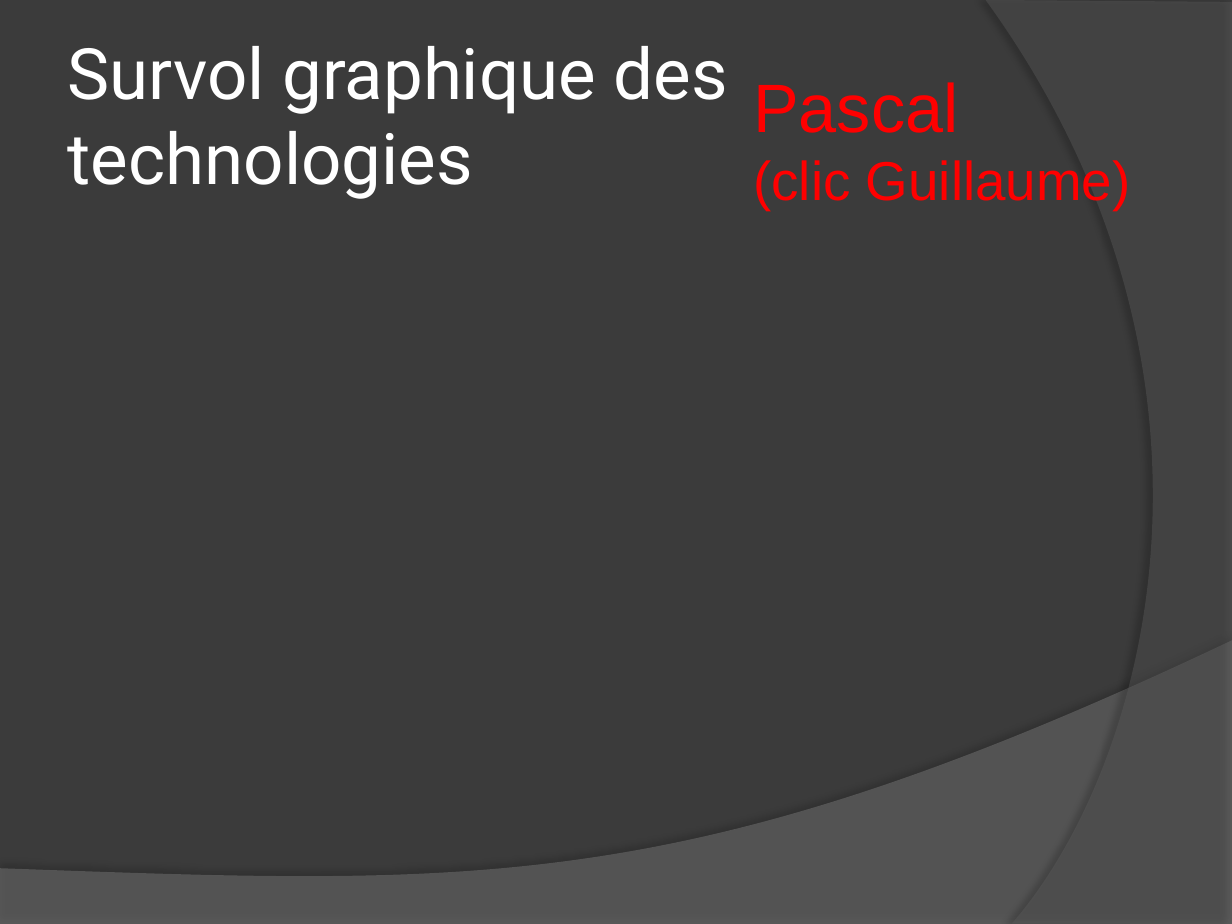
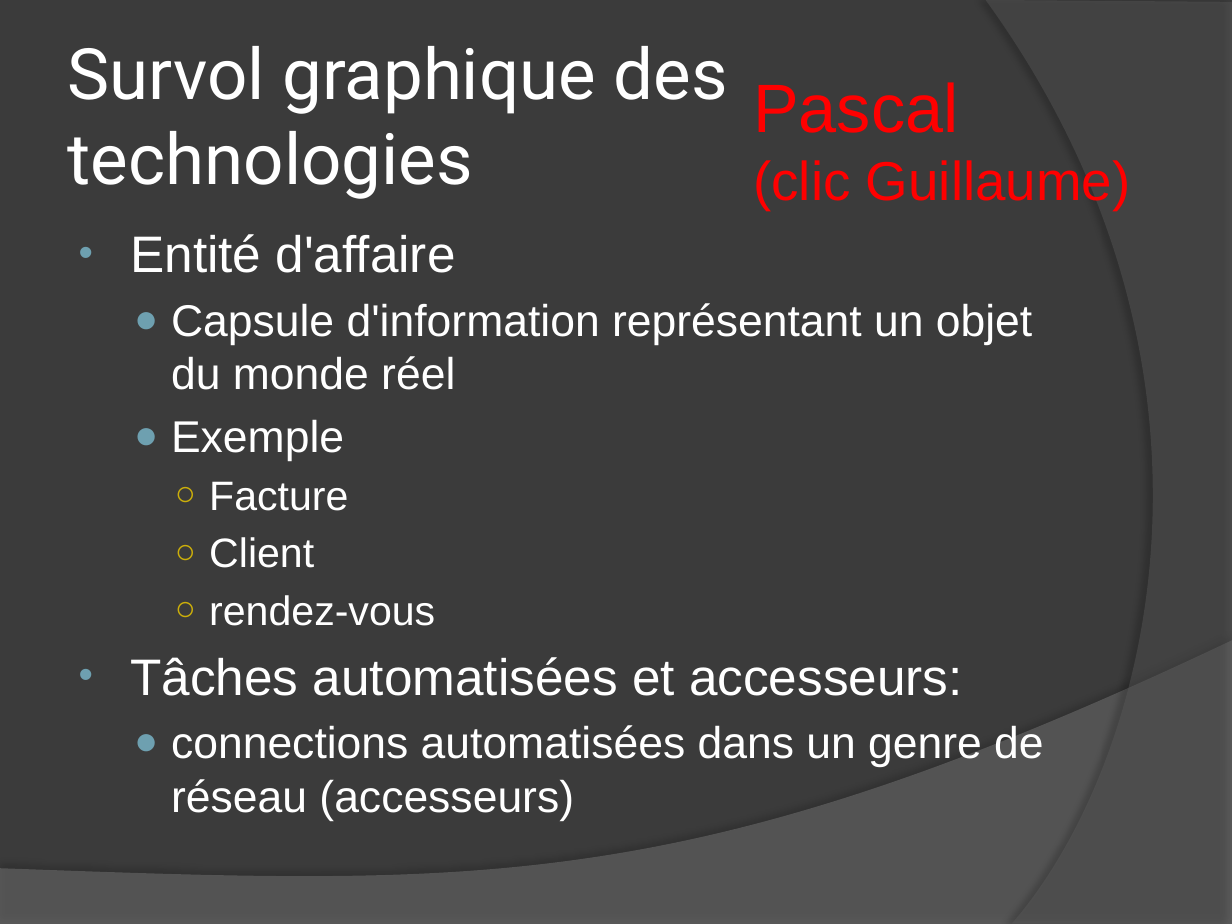
Before and after one commit to udovisdevoh/newtonerp, a slide deck: slide 11 of NewtonERP/Documentation/BeeERP_presentation.pptx. Drawn at 1232x924 pixels with LibreOffice and Linux fonts; fonts in the diff are those of the drawing. Boxes give left, top, right and bottom in pixels: in the first picture for what was removed or moved away, otherwise in the second. Text is boxed around its words. In the diff, an @@ line names an element or a change of style, - is before the commit and + after.

```diff
--- a/NewtonERP/Documentation/BeeERP_presentation.pptx
+++ b/NewtonERP/Documentation/BeeERP_presentation.pptx
@@ text added at bbox=[130, 234, 1043, 821], 26 pt, text #FFFFFF @@
+• Entité d'affaire
+  ● Capsule d'information représentant un objet du monde réel
+  ● Exemple
+    ○ Facture
+    ○ Client
+    ○ rendez-vous
+• Tâches automatisées et accesseurs:
+  ● connections automatisées dans un genre de réseau (accesseurs)
```
Also in this commit, not shown: 1 other slide changed, 1 slide added.
